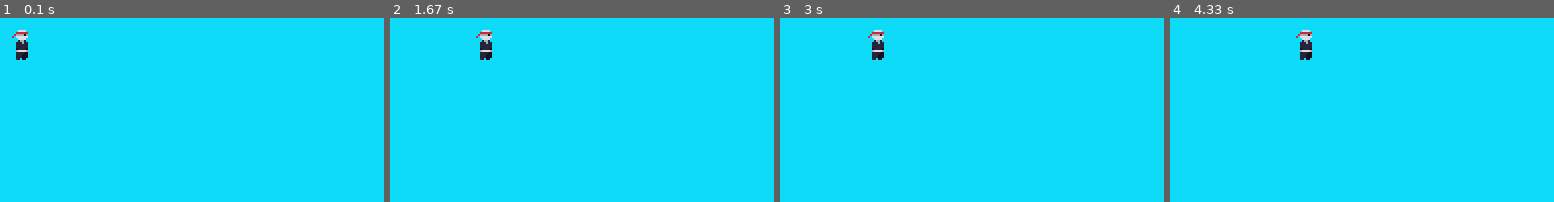
Above: before the commit, frames 1-4 (left to right).
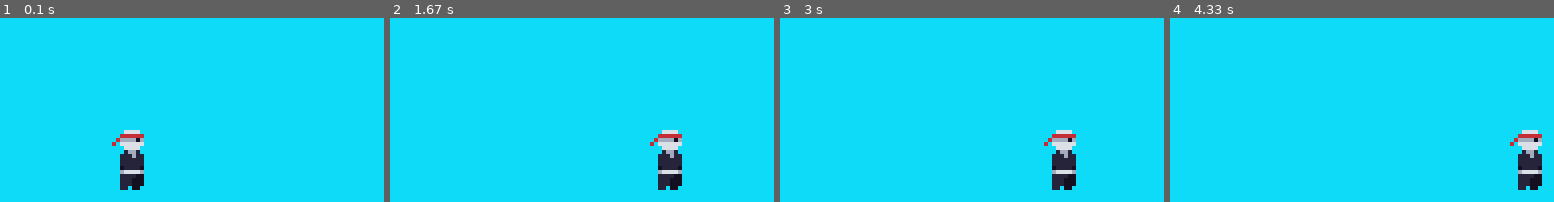
Above: after the commit, the same moments.

Repository: brccabral/Python_Pygame_Platformer_Tutorial
Game: pygame game, started from game.py
Two runs of this game, one before a commit and one after it. Both use one fixed random seed, a clock stepped at 60 frames per second and the inputs below.
Inputs:
- Up to frame 1 (0.1 s): no input
- Up to frame 2 (1.67 s): hold D 0.33-0.8 s; hold D 0.83-1.3 s; hold A from 1.33 s (still down)
- Up to frame 3 (3 s): release A at 1.87 s; hold A 1.9-2.3 s; hold D 2.33-2.97 s
- Up to frame 4 (4.33 s): hold A 3-3.47 s; hold D 3.5-3.97 s; hold D from 4 s (still down)

The runs differ from the first frame. In frame 1, 2.4% of the frame differs, in the area x 3-38%, y 6-94%; in frame 2, 2.4%; in frame 3, 2.4%; in frame 4, 2.4%.

Commit message:
scale pixel art

Diff:
--- a/game.py
+++ b/game.py
@@ -11,6 +11,9 @@
         pygame.display.set_caption("Ninja Game")
 
         self.screen = pygame.display.set_mode((640, 480))
+        # the game will draw in half resolution and then scaled up
+        # to give more impression of a pixel art game
+        self.display = pygame.Surface((320, 240))
         self.clock = pygame.time.Clock()
 
         self.movement = [False, False]
@@ -21,10 +24,10 @@
     def run(self):
         while True:
             # clear screen
-            self.screen.fill((14, 219, 248))
+            self.display.fill((14, 219, 248))
 
             self.player.update((self.movement[1] - self.movement[0], 0))
-            self.player.render(self.screen)
+            self.player.render(self.display)
 
             for event in pygame.event.get():
                 if event.type == pygame.QUIT:
@@ -43,6 +46,9 @@
                     if event.key == pygame.K_d:
                         self.movement[1] = False
 
+            self.screen.blit(
+                pygame.transform.scale(self.display, self.screen.get_size()), (0, 0)
+            )
             pygame.display.update()
             self.clock.tick(60)
 
